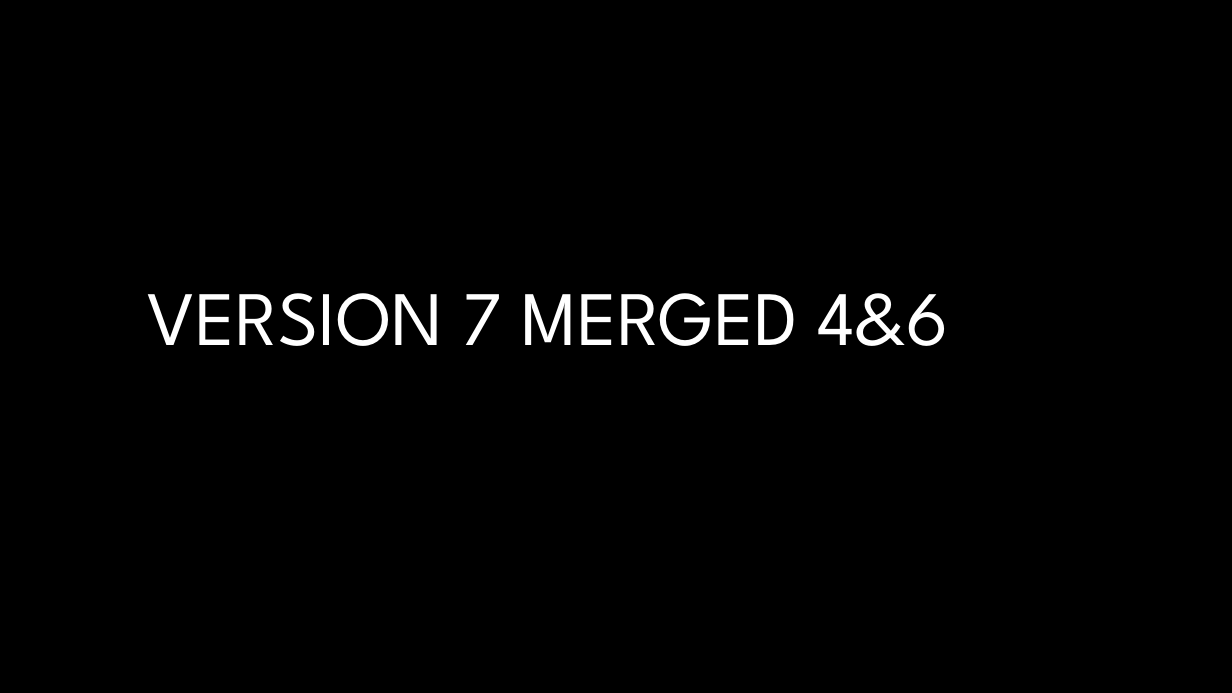
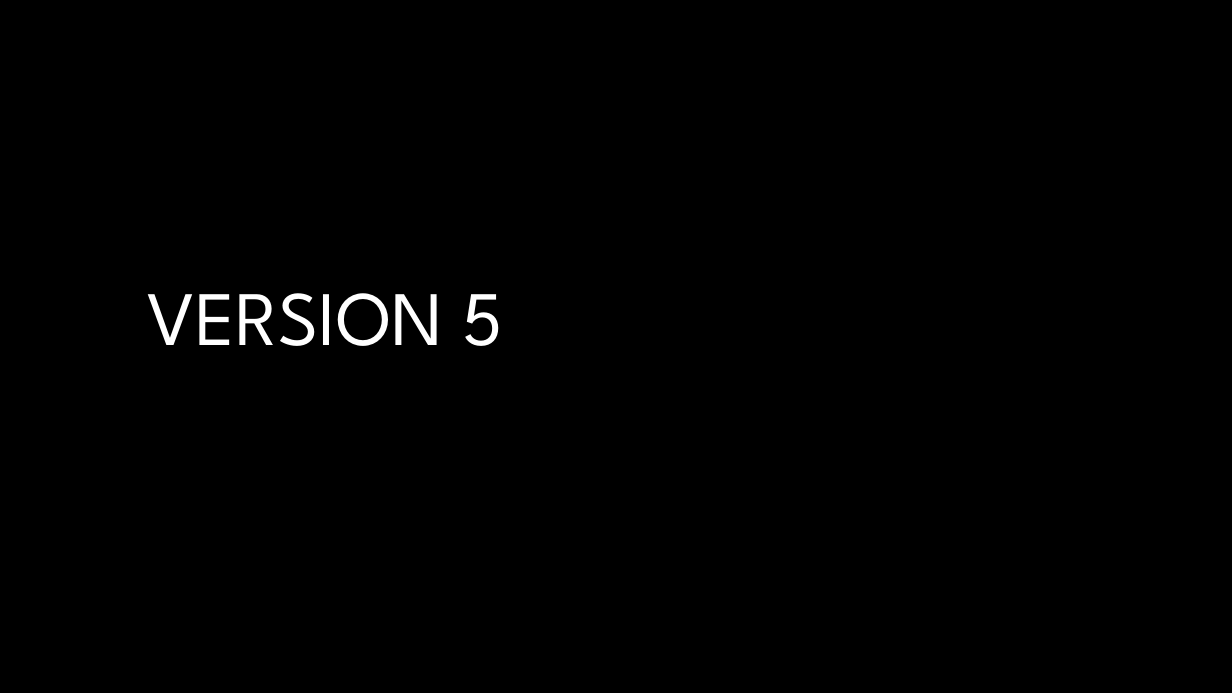
Before and after one commit to Brindley/Test, a slide deck: slide 1 of PowerPoint/PPT Test.pptx. Drawn at 1232x693 pixels with LibreOffice and Linux fonts; fonts in the diff are those of the drawing; background and template pictures are left out. Boxes give left, top, right and bottom in pixels: in the first picture for what was removed or moved away, otherwise in the second. Text is boxed around its words. In the diff, an @@ line names an element or a change of style, - is before the commit and + after.

Commit message:
Reverted to version 5

```diff
--- a/PowerPoint/PPT Test.pptx
+++ b/PowerPoint/PPT Test.pptx
@@ title at [148,293,503,346]: text changed @@
-VERSION 7 MERGED 4&6
+VERSION 5
```
